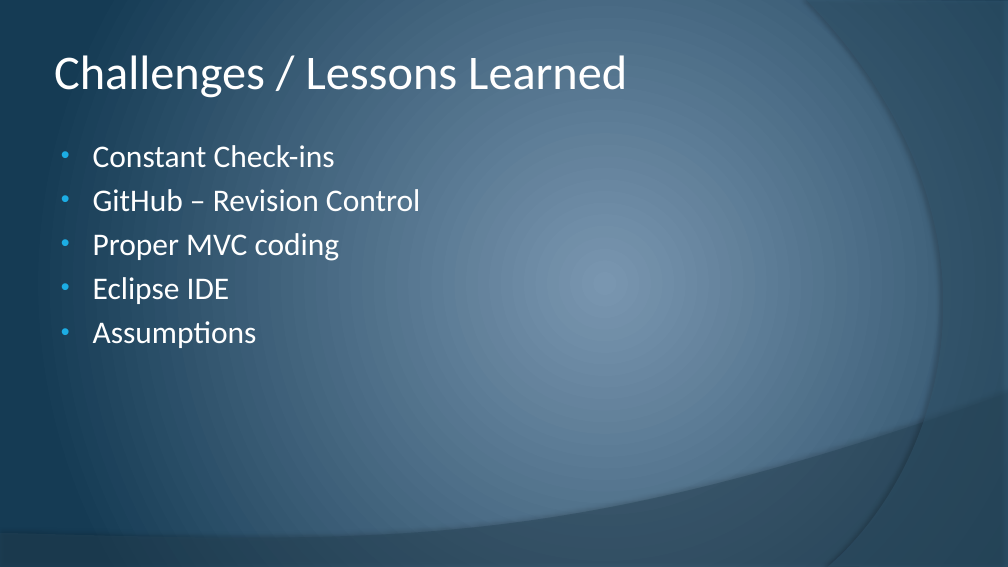
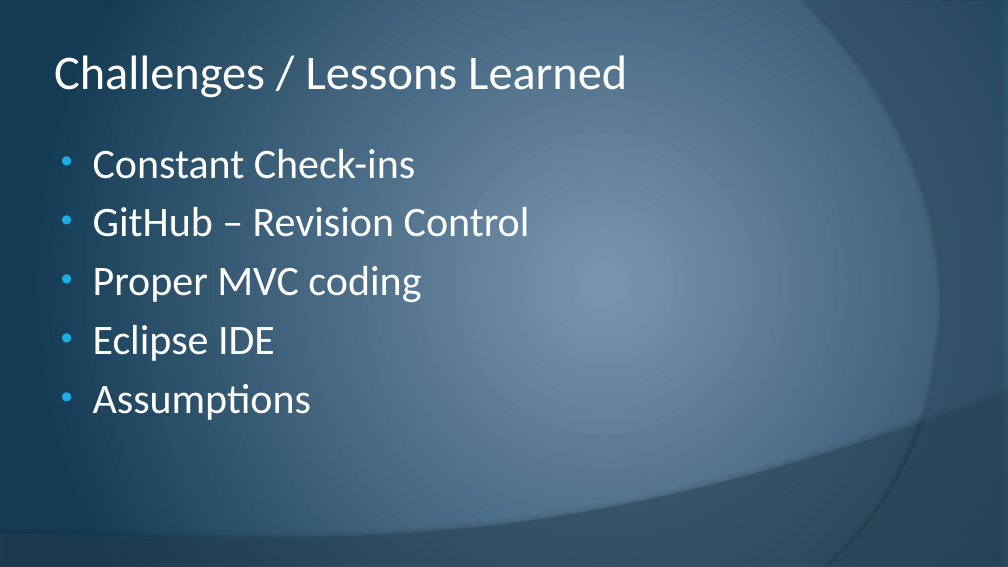
Before and after one commit to cstultz/cis234, a slide deck: slide 13 of assigns/assign10/t1-a10.pptx. Drawn at 1008x567 pixels with LibreOffice and Linux fonts; fonts in the diff are those of the drawing. Boxes give left, top, right and bottom in pixels: in the first picture for what was removed or moved away, otherwise in the second. Text is boxed around its words. In the diff, an @@ line names an element or a change of style, - is before the commit and + after.

```diff
--- a/assigns/assign10/t1-a10.pptx
+++ b/assigns/assign10/t1-a10.pptx
@@ text "Constant Check-ins" at [93,149,530,420]: size 30 to 40 pt; more space between paragraphs @@
```
Also in this commit, not shown: 7 other slides changed.
